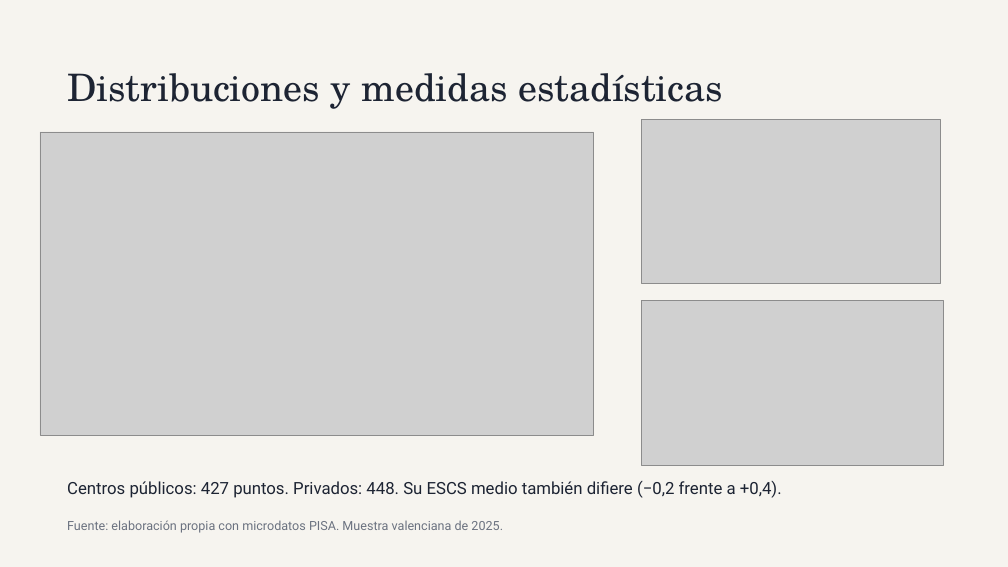
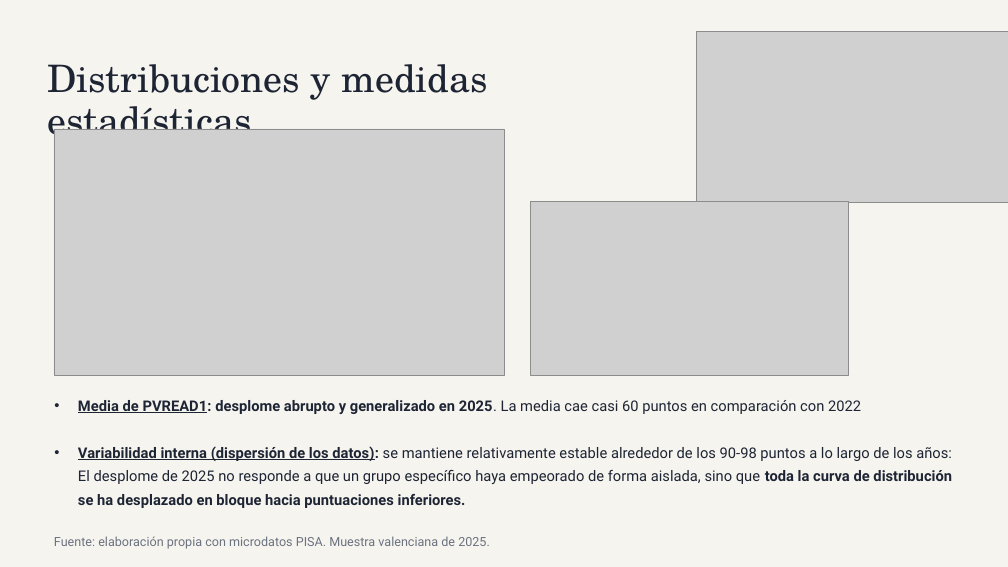
Before and after one commit to PaulitaLull/EDA_PAULA_LULL, a slide deck: slide 5 of ppt.pptx. Drawn at 1008x567 pixels with LibreOffice and Linux fonts; fonts in the diff are those of the drawing; grey boxes stand for pictures. Boxes give left, top, right and bottom in pixels: in the first picture for what was removed or moved away, otherwise in the second. Text is boxed around its words. In the diff, an @@ line names an element or a change of style, - is before the commit and + after.

```diff
--- a/ppt.pptx
+++ b/ppt.pptx
@@ title "Distribuciones y medidas estadísticas" rewrapped from [67,73,723,109] to [47,64,488,145] @@
@@ picture: place and size @@
-picture at [642,119,941,284]
+picture at [696,32,1008,203]
@@ picture: place and size @@
-picture at [40,132,594,435]
+picture at [54,129,504,375]
@@ picture: place and size @@
-picture at [642,300,944,465]
+picture at [531,202,848,376]
@@ text at [78,400,952,508]: text changed; size 16 to 14 pt @@
-Centros públicos: 427 puntos. Privados: 448. Su ESCS medio también difiere (−0,2 frente a +0,4).
+• Media de PVREAD1: desplome abrupto y generalizado en 2025. La media cae casi 60 puntos en comparación con 2022
+• Variabilidad interna (dispersión de los datos): se mantiene relativamente estable alrededor de los 90-98 puntos a lo largo de los años: El desplome de 2025 no responde a que un grupo específico haya empeorado de forma aislada, sino que toda la curva de distribución se ha desplazado en bloque hacia puntuaciones inferiores.
@@ text "Fuente: elaboración propia con microdatos ...": place and size @@
-text "Fuente: elaboración propia con microdatos ..." at [67,520,503,533]
+text "Fuente: elaboración propia con microdatos ..." at [54,536,490,549]
```
Also in this commit, not shown: 10 other slides changed, 9 other files.
